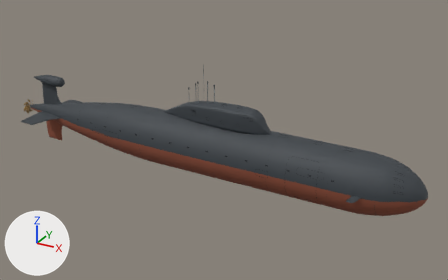
The FBX model SilentDepth_Assets/Submarines/SSN/Russia/Akula/FBX/RU_SSN_Akula_LOD3.fbx: old version first, new version second.
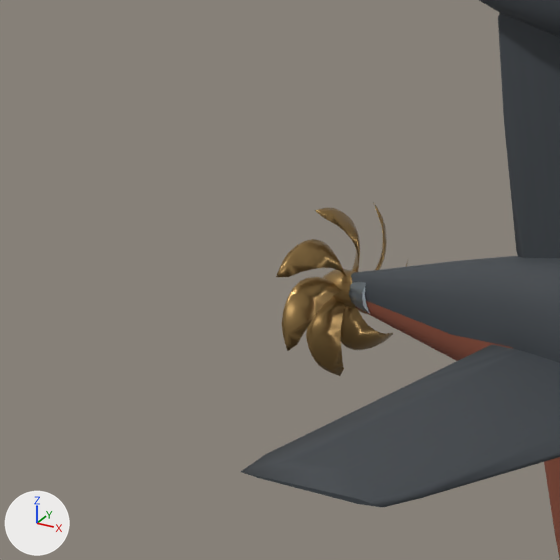
Each version appears first whole from a camera (50 mm lens) standing at (72.3, -117.0, 61.3) and looking at (7.0, 1.8, 1.9), and next in a close-up on the part from 0% to 11% of the width and 29% to 46% of the height. The axes (+X, +Y, +Z) are drawn at lower left. The lights are the same throughout. The first two pictures are the older version.

Before the edit, the objects in view are built like this:
```python
me_hull_drawing04_004 = bpy.data.meshes.new('Hull_Drawing04.004')
me_hull_drawing04_004.from_pydata(...)  # 6637 vertices, 12390 faces; spans x -55.1..55.1, y -9.8..9.8, z -8.2..20.3
# faces by material slot: [3691, 1957, 4022, 124, 912, 1684]
me_hull_drawing04_004.materials.append(mat_sub_mat_drawing_hull)  # picture img_t_akula_drawing_hull_png
me_hull_drawing04_004.materials.append(mat_sub_mat_drawing_antifouling)  # picture img_t_akula_drawing_bottom_png
me_hull_drawing04_004.materials.append(mat_sub_mat_drawing_recess)  # black #161b1f
me_hull_drawing04_004.materials.append(mat_sub_mat_drawing_metal)  # grey #737c81
me_hull_drawing04_004.materials.append(mat_sub_mat_drawing_bronze)  # brown #9e7e4d
me_hull_drawing04_004.materials.append(mat_sub_mat_drawing_panel)  # dark grey #30363b
ob_ru_ssn_akula_lod3 = bpy.data.objects.new('RU_SSN_Akula_LOD3', me_hull_drawing04_004)
ob_ru_ssn_akula_lod3.location = (0.0, 0.0, 0.0)
```
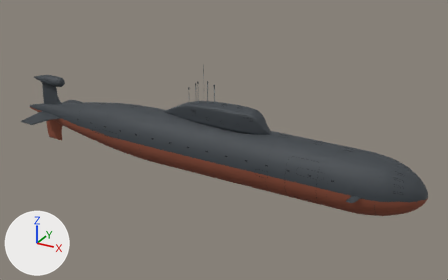
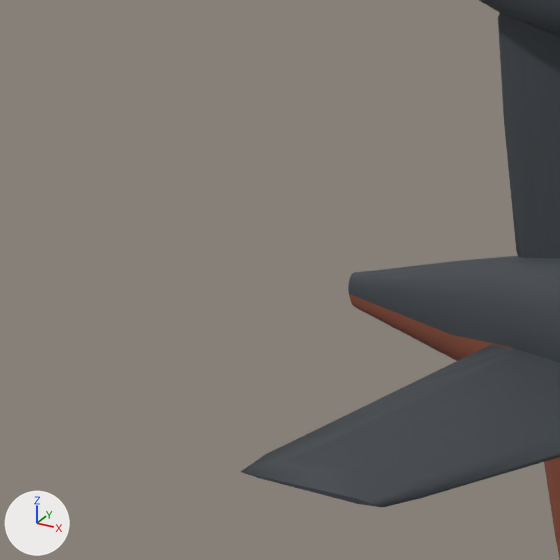
Patch to the scene script:
```diff
--- a/SilentDepth_Assets/Submarines/SSN/Russia/Akula/FBX/RU_SSN_Akula_LOD3.fbx.py
+++ b/SilentDepth_Assets/Submarines/SSN/Russia/Akula/FBX/RU_SSN_Akula_LOD3.fbx.py
@@ me_hull_drawing04_004 @@
 # used by ob_ru_ssn_akula_lod3; location = (0.0, 0.0, 0.0)
-me_hull_drawing04_004.from_pydata(...)  # 6637 vertices, 12390 faces; spans x -55.1..55.1, y -9.8..9.8, z -8.2..20.3
+me_hull_drawing04_004.from_pydata(...)  # 6010 vertices, 11172 faces; spans x -54.0..55.1, y -9.8..9.8, z -8.2..20.3
+# me_hull_drawing04_004 part 1: 9 loose pieces with 502 vertices, spanning x -55.1..-53.4, y -2.0..2.2, z -2.1..2.1, are deleted
+# other edits to the shape of me_hull_drawing04_004 do not show in these pictures
 me_hull_drawing04_004.materials.append(mat_sub_mat_drawing_hull)
@@ me_hull_drawing04_004 @@
 me_hull_drawing04_004.materials.append(mat_sub_mat_drawing_metal)
-me_hull_drawing04_004.materials.append(mat_sub_mat_drawing_bronze)  # brown #9e7e4d
 me_hull_drawing04_004.materials.append(mat_sub_mat_drawing_panel)
```

Pixel boxes (x1, y1, x2, y2) of what changed, in the close-ups (560 x 560 px):
part 1 of me_hull_drawing04_004, deleted: before (276, 204, 408, 376)
